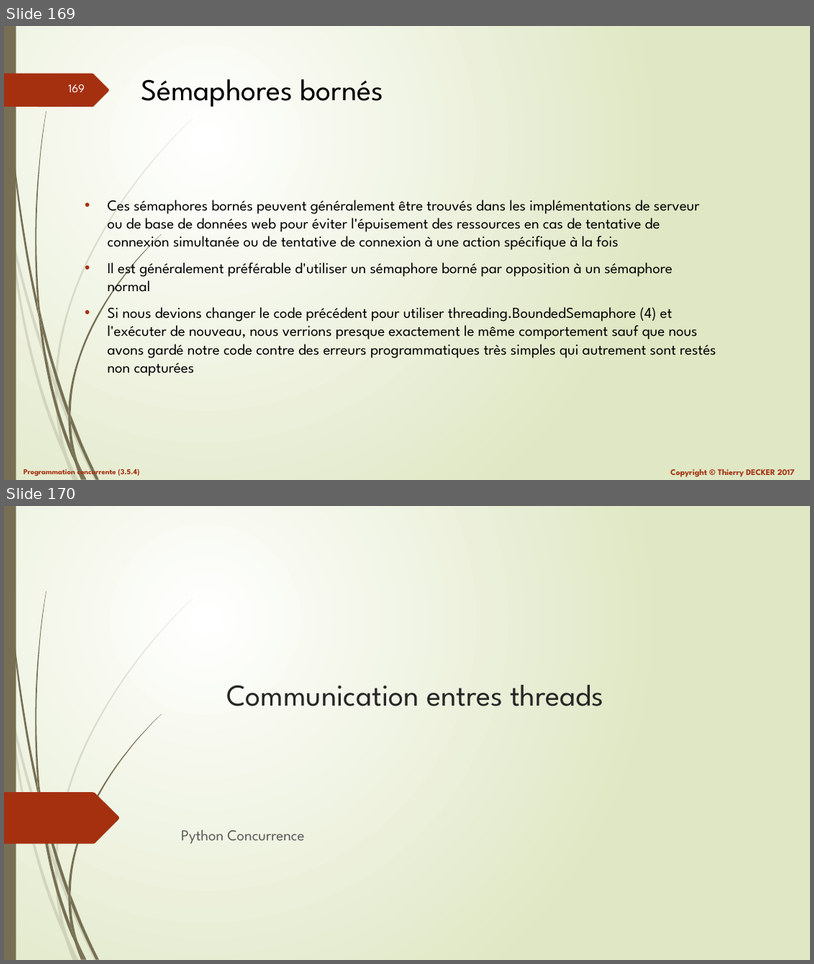
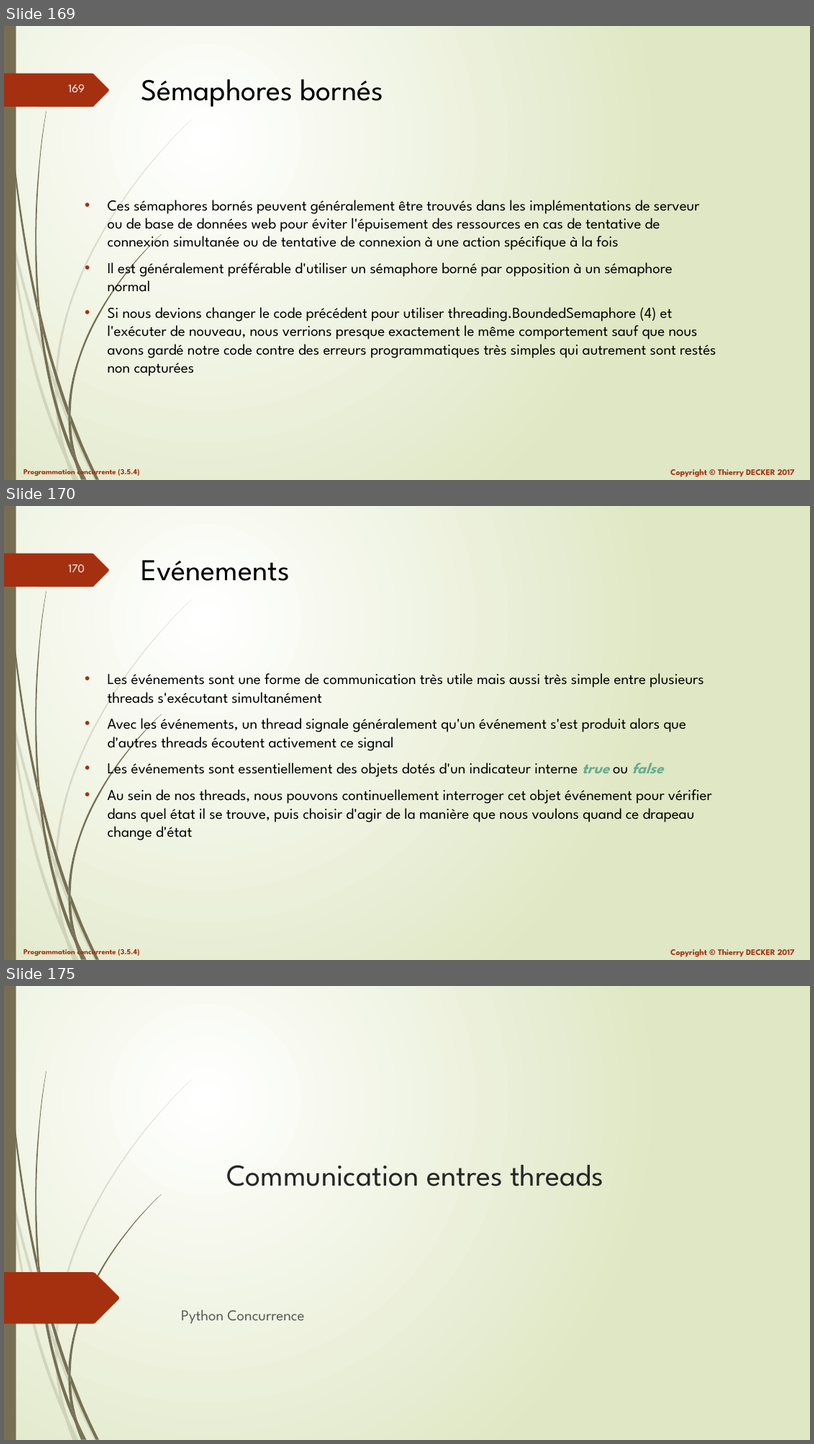
Before and after one commit to VikmanTheRacoon/learning-python, a slide deck: documentations/python-concurrency.pptx. Shown one above the other, each under a label of ours: slides 169 and 170 before the commit, slides 169, 170 and 175 after it; the slides between them are not shown. The pictures are 814x964 and 814x1444 pixels, drawn with LibreOffice and Linux fonts; fonts in the diff are those of the drawing. Boxes give left, top, right and bottom in pixels: in the first picture for what was removed or moved away, otherwise in the second. Text is boxed around its words. In the diff, an @@ line names an element or a change of style, - is before the commit and + after.

```diff
--- a/documentations/python-concurrency.pptx
+++ b/documentations/python-concurrency.pptx
@@ slide 170 added at <box>4,506,810,960</box>, background gradient #FFFFFF to #DFE8C4; not listed: 27 template elements that a slide beside it also shows @@
@@ title added at <box>141,560,290,581</box>, 36 pt, text #000000 @@
+Evénements
@@ text added at <box>108,673,712,840</box>, 18 pt, text #000000 @@
+• Les événements sont une forme de communication très utile mais aussi très simple entre plusieurs threads s'exécutant simultanément
+• Avec les événements, un thread signale généralement qu'un événement s'est produit alors que d'autres threads écoutent activement ce signal
+• Les événements sont essentiellement des objets dotés d'un indicateur interne true ou false
+• Au sein de nos threads, nous pouvons continuellement interroger cet objet événement pour vérifier dans quel état il se trouve, puis choisir d'agir de la manière que nous voulons quand ce drapeau change d'état
@@ what was slide 170 is now slide 175 @@
```
Also in this commit, not shown: 4 other slides added, 1 other file.
